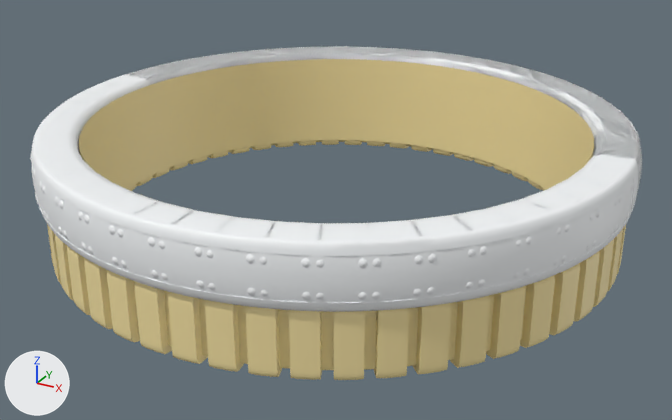
Before and after pictures for a commit that changed the glTF model public/BehytRings/Tweekleurig/617/2.0mm/617_2.0mm.glb.
Before and after are seen from a 50 mm camera at (1.471, -2.68, 1.197) aimed at (0.024, -0.048, -0.119). Arrows for +X, +Y and +Z are at lower left; the lights stay in place. The older version comes first. Where no turn or scale is listed for an object, it has been applied to the vertices.

Names of what the first picture shows: 'Base_Metal', 'Base_Metal_NoDiamond', 'Engraving_Metal', 'Finishing_Metal'.
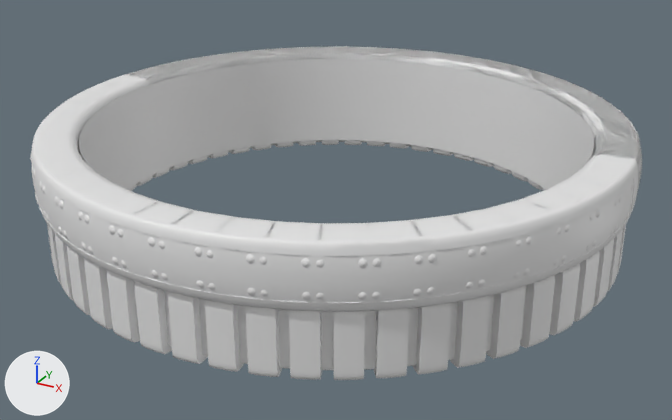
What differs and where, as boxes (x1, y1, x2, y2) in the pictures (672 x 420 px):
```json
{"object": "Engraving_Metal", "change": "recoloured", "before": [79, 59, 594, 190], "after": [79, 59, 594, 190], "on screen": "beige to white"}
{"object": "Finishing_Metal", "change": "recoloured", "before": [47, 140, 626, 380], "after": [47, 140, 626, 380], "on screen": "beige to white"}
{"object": "Base_Metal", "change": "recoloured", "before": [30, 46, 642, 312], "after": [30, 46, 642, 312]}
{"object": "Base_Metal_NoDiamond", "change": "recoloured", "before": [32, 47, 642, 311], "after": [32, 47, 642, 311]}
```

Scene script edits in JSON lines:
```json
{"block": "me_base_metal", "where": "me_base_metal.from_pydata(...)  # 31619 vertices, 58832 faces; spans x -1.01..1.01, y -1.01..1.01, z 0.0..0.2"}
{"op": "remove", "block": "me_base_metal", "code": "me_base_metal.materials.append(mat_base_metal)  # white #f7f9fb"}
{"block": "me_base_metal_nodiamond", "where": "me_base_metal_nodiamond.from_pydata(...)  # 768 vertices, 1536 faces; spans x -1.01..1.01, y -1.01..1.01, z 0.0..0.2"}
{"op": "remove", "block": "me_base_metal_nodiamond", "code": "me_base_metal_nodiamond.materials.append(mat_base_metal_nodiamond)  # white #f7f9fb"}
{"block": "me_engraving_metal", "where": "me_engraving_metal.from_pydata(...)  # 224 vertices, 336 faces; spans x -0.86..0.86, y -0.86..0.86, z -0.18..0.19"}
{"op": "remove", "block": "me_engraving_metal", "code": "me_engraving_metal.materials.append(mat_engraving_metal)  # beige #f7e4a5"}
{"block": "me_finishing_metal", "where": "me_finishing_metal.from_pydata(...)  # 8476 vertices, 16724 faces; spans x -0.99..0.99, y -0.99..0.99, z -0.22..0.0"}
{"op": "remove", "block": "me_finishing_metal", "code": "me_finishing_metal.materials.append(mat_finishing_metal)  # beige #f7e4a5"}
```
